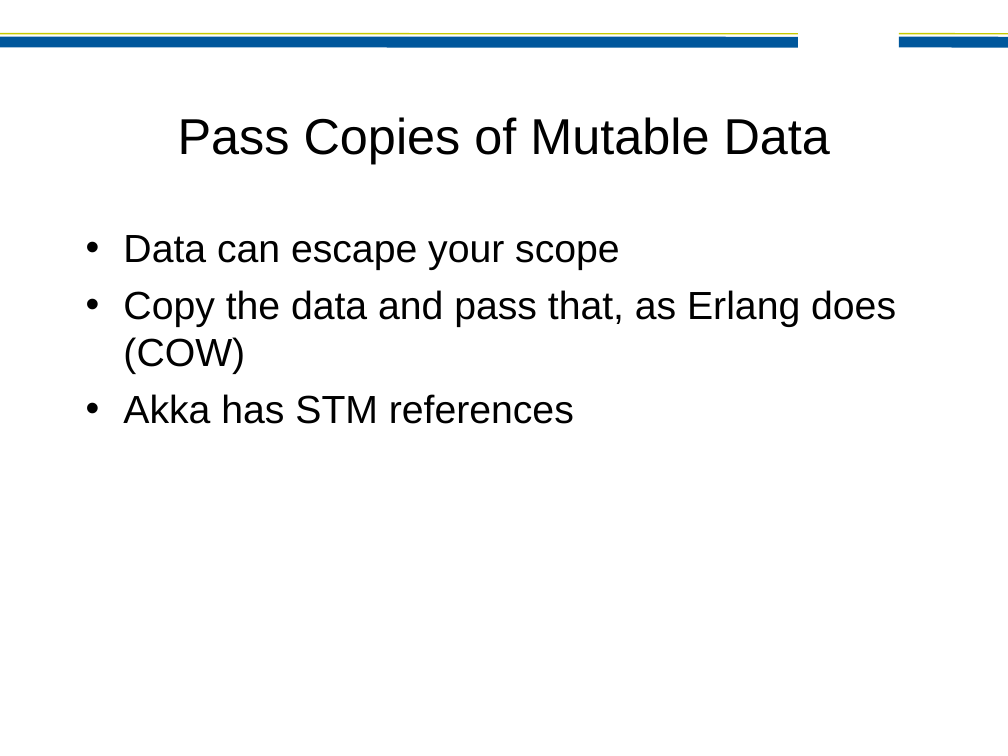
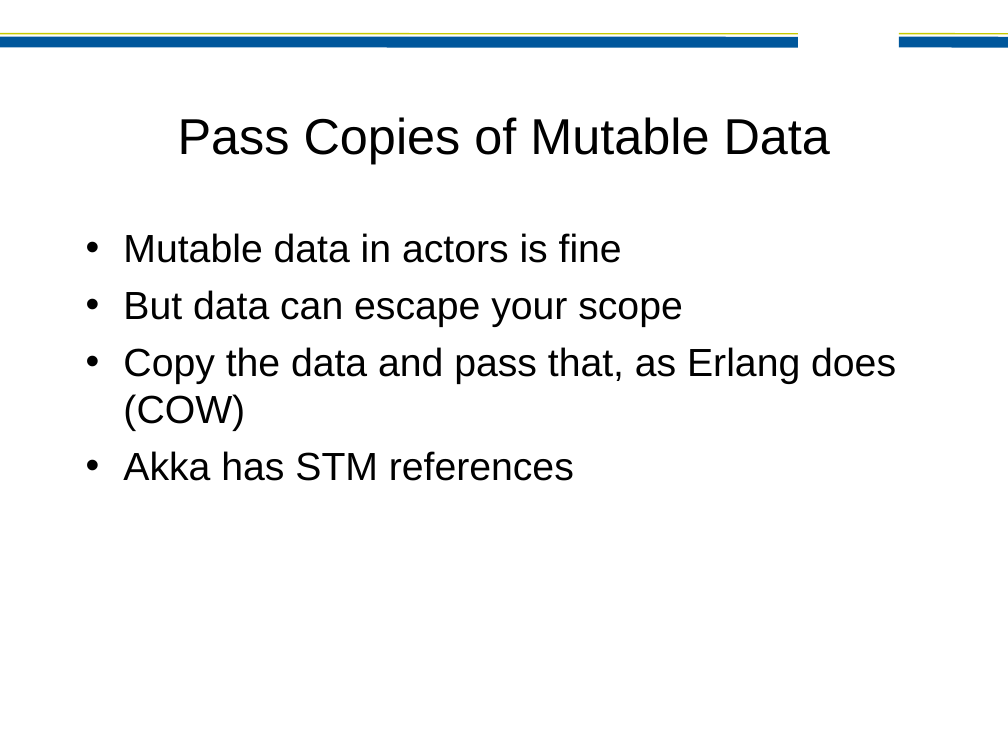
Before and after one commit to jamie-allen/effective_actors, a slide deck: slide 46 of preso/EffectiveActors-JaxConf2012.ppt (slide 42 before the commit). Drawn at 1008x756 pixels with LibreOffice and Linux fonts; fonts in the diff are those of the drawing; background and template pictures are left out. Boxes give left, top, right and bottom in pixels: in the first picture for what was removed or moved away, otherwise in the second. Text is boxed around its words. In the diff, an @@ line names an element or a change of style, - is before the commit and + after.

```diff
--- a/preso/EffectiveActors-JaxConf2012.ppt
+++ b/preso/EffectiveActors-JaxConf2012.ppt
@@ text at (123,233,682,327): text changed @@
-• Data can escape your scope
+• Mutable data in actors is fine
+• But data can escape your scope
```
Also in this commit, not shown: 10 other slides changed, 5 slides added, 1 other file.
